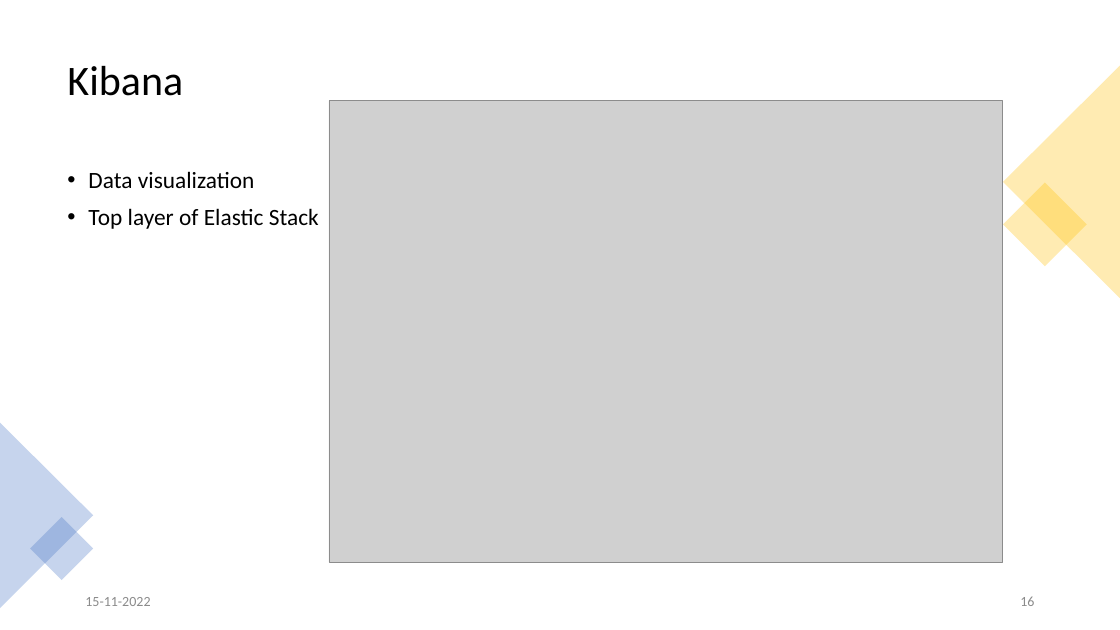
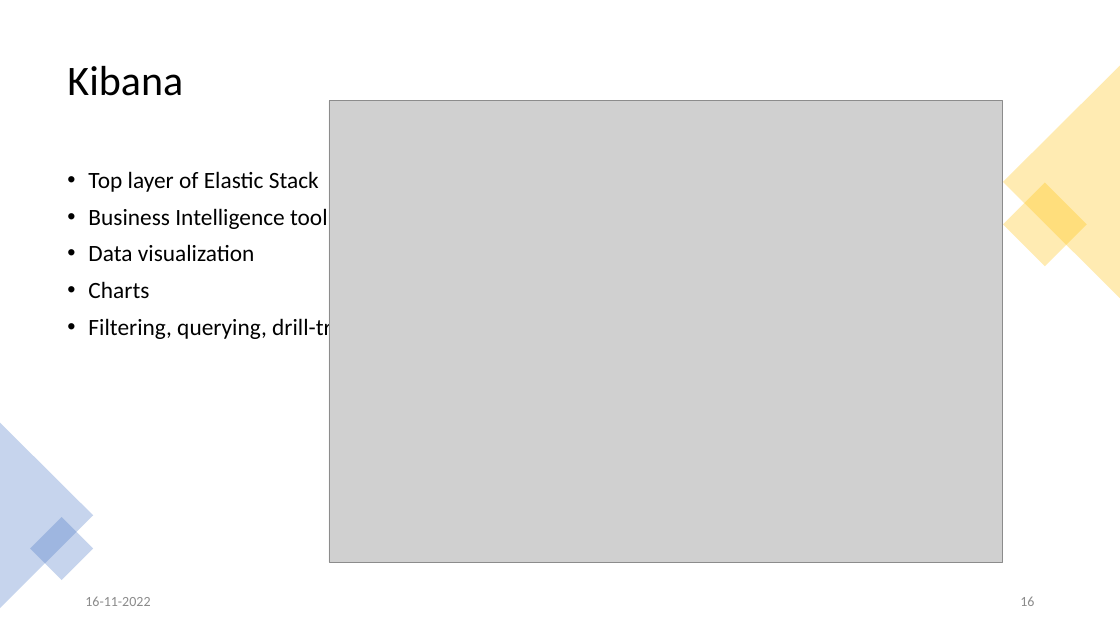
Before and after one commit to sebivenlo/ESD_ElasticSearch_Kibana_Workshop, a slide deck: slide 16 of ElasticSearchPresentation.pptx. Drawn at 1120x630 pixels with LibreOffice and Linux fonts; fonts in the diff are those of the drawing; grey boxes stand for pictures. Boxes give left, top, right and bottom in pixels: in the first picture for what was removed or moved away, otherwise in the second. Text is boxed around its words. In the diff, an @@ line names an element or a change of style, - is before the commit and + after.

```diff
--- a/ElasticSearchPresentation.pptx
+++ b/ElasticSearchPresentation.pptx
@@ text at (88,171,328,229): paragraphs added @@
+• Top layer of Elastic Stack
+• Business Intelligence tool
@@ text at (88,281,379,341): text changed @@
-• Top layer of Elastic Stack
+• Charts
+• Filtering, querying, drill-trough
```
Also in this commit, not shown: 20 other slides changed.
